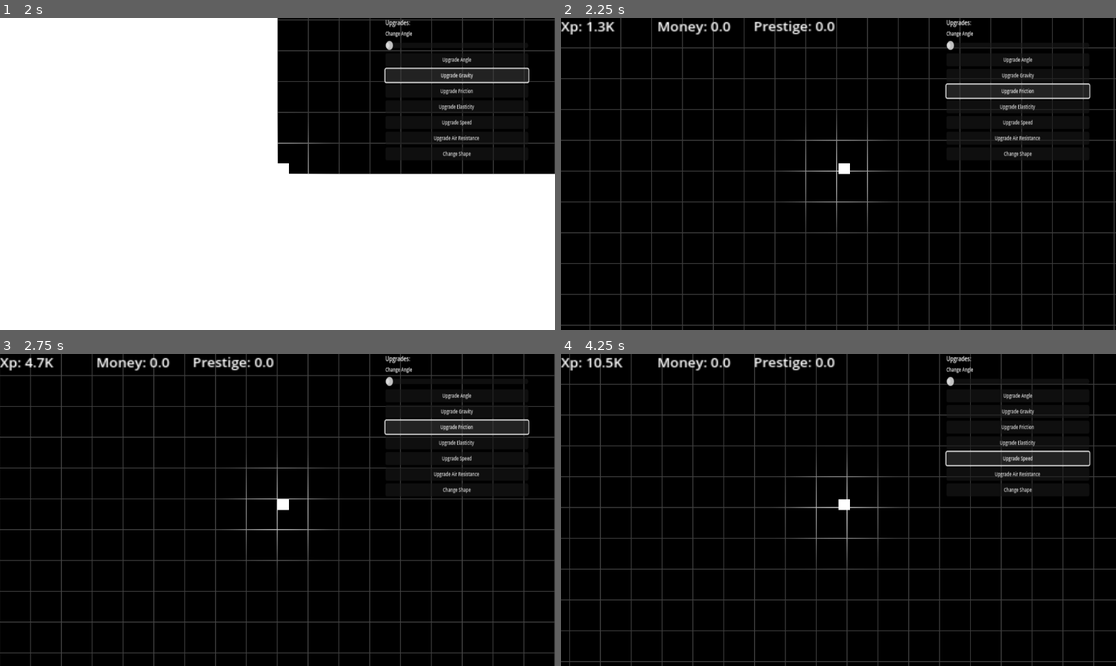
Above: before the commit, frames 1-4 (two rows, left to right).
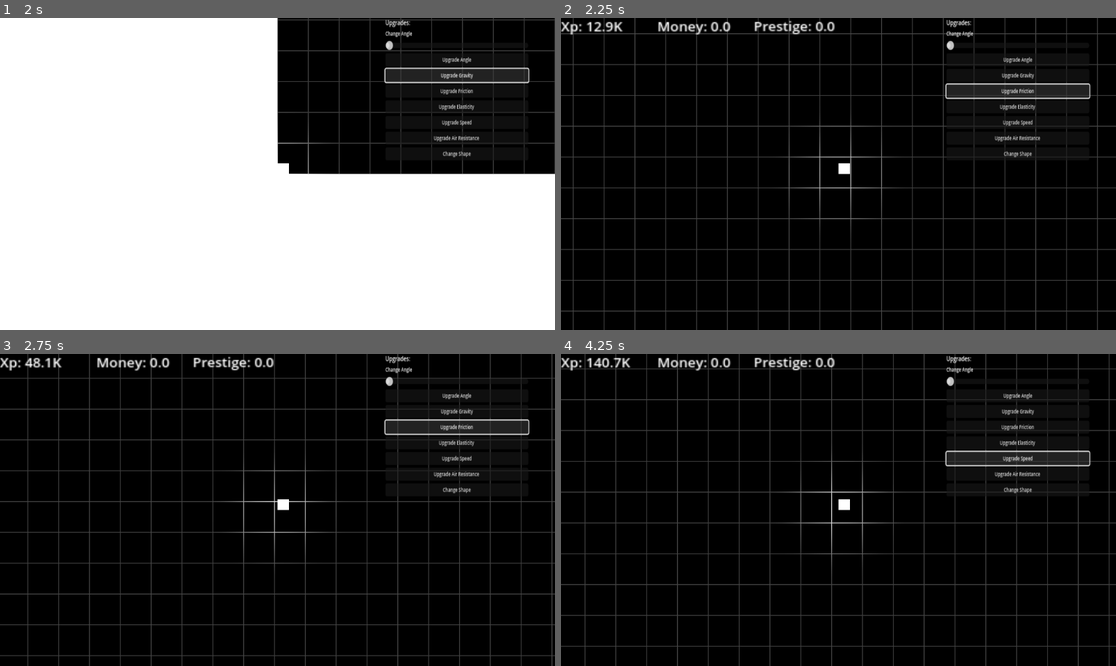
Above: after the commit, the same moments.

Repository: Lueegee1/Skr-t-Kast-Spil
Game: Godot game, scene res://main/root.tscn
Two runs of this game, one before a commit and one after it. Both use one fixed random seed, a clock stepped at 60 frames per second and the inputs below.
Inputs:
- Up to frame 1 (2 s): click "Upgrade Angle" at 0.5 s; click "Upgrade Gravity" at 1.25 s
- Up to frame 2 (2.25 s): click "Upgrade Friction" at 2 s
- Up to frame 3 (2.75 s): no input
- Up to frame 4 (4.25 s): click "Upgrade Elasticity" at 2.75 s; click "Upgrade Speed" at 3.5 s

Frame 1 is identical in both runs. In frame 2, 11% of the frame differs, in the area x 0-100%, y 0-100%; in frame 3, 12%; in frame 4, 12%.

Commit message:
Background moves with ball

Diff:
--- a/main/Background.gd
+++ b/main/Background.gd
@@ -6,6 +6,10 @@
 
 var startsize = Vector2(60746.0,23408.0)
 
+func  _ready() -> void:
+	Global.Background = self
+
+
 func _process(_delta):
 	var mat = grid.material as ShaderMaterial
 	var screen_top_left = camera.get_screen_center_position() - (get_viewport_rect().size / 2) * camera.zoom
@@ -13,4 +17,7 @@
 	mat.set_shader_parameter("camera_origin", screen_top_left)
 	mat.set_shader_parameter("ball_position", ball.global_position)
 
-	size = startsize+ Global.Ball.position
+func _background_update(pos):
+	size = startsize+ 10*Vector2(pos.x, -pos.y)
+	position = Vector2(-1396.0,-(size.y)+863.0) #863 is the y value of position when the y value of size is 0
+	#print(size)
--- a/main/BallMechanics.gd
+++ b/main/BallMechanics.gd
@@ -46,6 +46,7 @@
 
 func _physics_process(delta): # called every frame
 	Global.Ground._ground_update(position.x)
+	Global.Background._background_update(position)
 # RigidBody is not moving check
 	if linear_velocity.length() < stop_threshold:
 		still_time += delta
--- a/main/Global.gd
+++ b/main/Global.gd
@@ -8,3 +8,4 @@
 var Ball
 var Inventory
 var Ground
+var Background
--- a/main/main.tscn
+++ b/main/main.tscn
@@ -141,7 +141,7 @@
 linear_damp = 0.08
 angular_damp = 100.0
 script = ExtResource("2_pjrb6")
-launch_speed = 10000.0
+launch_speed = 100000.0
 
 [node name="CollisionPolygon2D" type="CollisionShape2D" parent="LaunchSite/RigidBody2D"]
 position = Vector2(12, -10.819267)
@@ -167,8 +167,8 @@
 z_as_relative = false
 material = SubResource("ShaderMaterial_kfbq2")
 offset_left = -1396.0
-offset_top = -22545.0
-offset_right = 59350.0
+offset_top = -28058.0
+offset_right = 58544.0
 offset_bottom = 863.0
 script = ExtResource("2_3wy1v")
 
